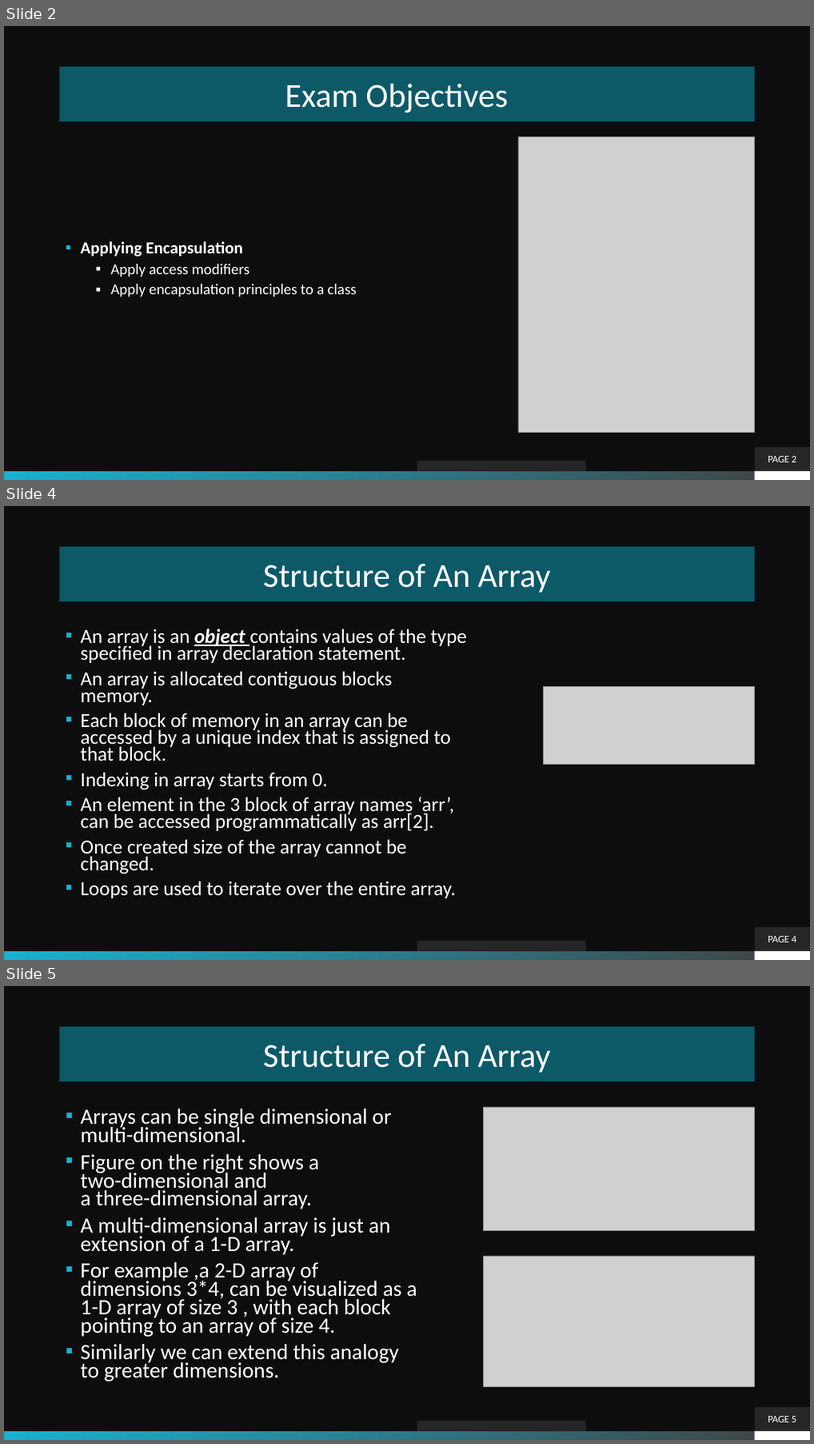
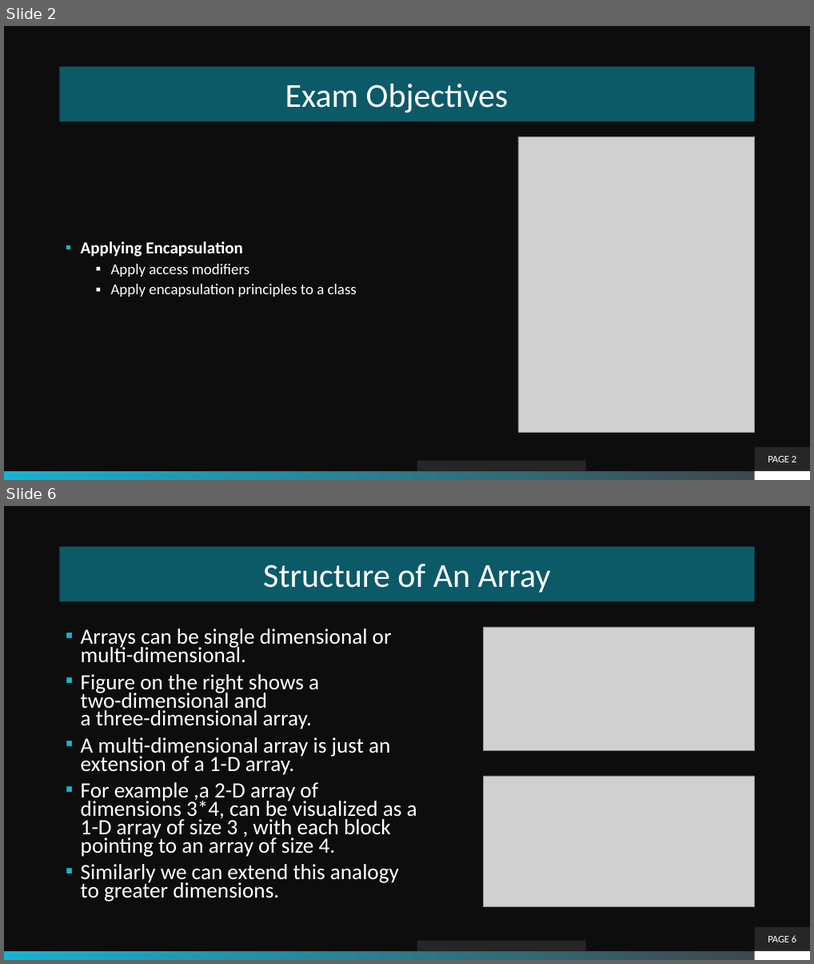
Before and after one commit to theLeonidas/Courses, a slide deck: courseMaterial/Apply Encapsulation/Encapsulation.pptx. Shown one above the other, each under a label of ours: slides 2, 4 and 5 before the commit, slides 2 and 6 after it; the slides between them are not shown. The pictures are 814x1444 and 814x964 pixels, drawn with LibreOffice and Linux fonts; fonts in the diff are those of the drawing; grey boxes stand for pictures; background and template pictures are left out. Boxes give left, top, right and bottom in pixels: in the first picture for what was removed or moved away, otherwise in the second. Text is boxed around its words. In the diff, an @@ line names an element or a change of style, - is before the commit and + after.

```diff
--- a/courseMaterial/Apply Encapsulation/Encapsulation.pptx
+++ b/courseMaterial/Apply Encapsulation/Encapsulation.pptx
@@ slide 4 removed at bbox=[4, 506, 810, 960], background picture (left out); not listed: 2 template elements that a slide beside it also shows @@
@@ title removed at bbox=[60, 547, 755, 601] @@
-Structure of An Array
@@ text removed at bbox=[81, 628, 467, 898] @@
-▪ An array is an object contains values of the type specified in array declaration statement.
-▪ An array is allocated contiguous blocks memory.
-▪ Each block of memory in an array can be accessed by a unique index that is assigned to that block.
-▪ Indexing in array starts from 0.
-▪ An element in the 3 block of array names ‘arr’, can be accessed programmatically as arr[2].
-▪ Once created size of the array cannot be changed.
-▪ Loops are used to iterate over the entire array.
@@ picture removed at bbox=[544, 686, 755, 764] @@
@@ page number removed at bbox=[755, 927, 810, 951] @@
-PAGE 4
@@ rectangle removed at bbox=[417, 940, 586, 951] @@
@@ what was slide 5 is now slide 6 @@
```
Also in this commit, not shown: 3 slides added, 1 other slide removed, 59 other files.
